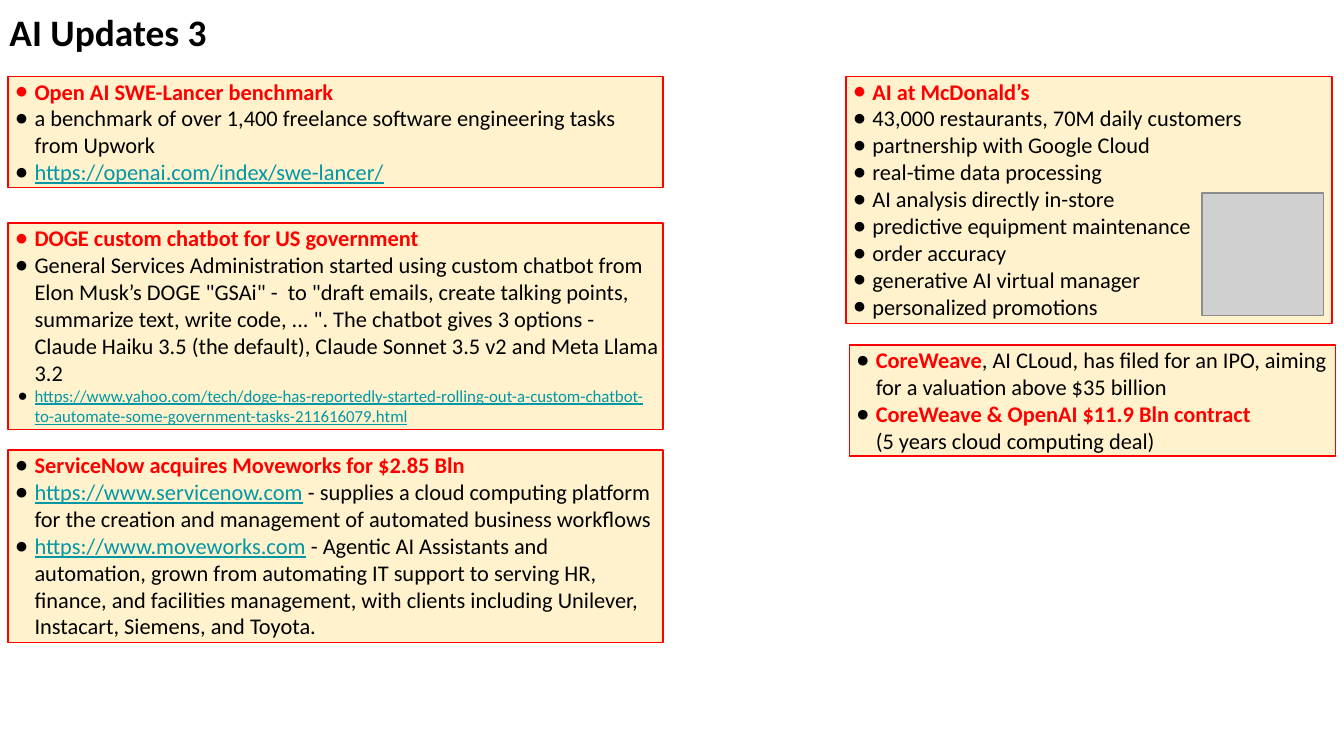
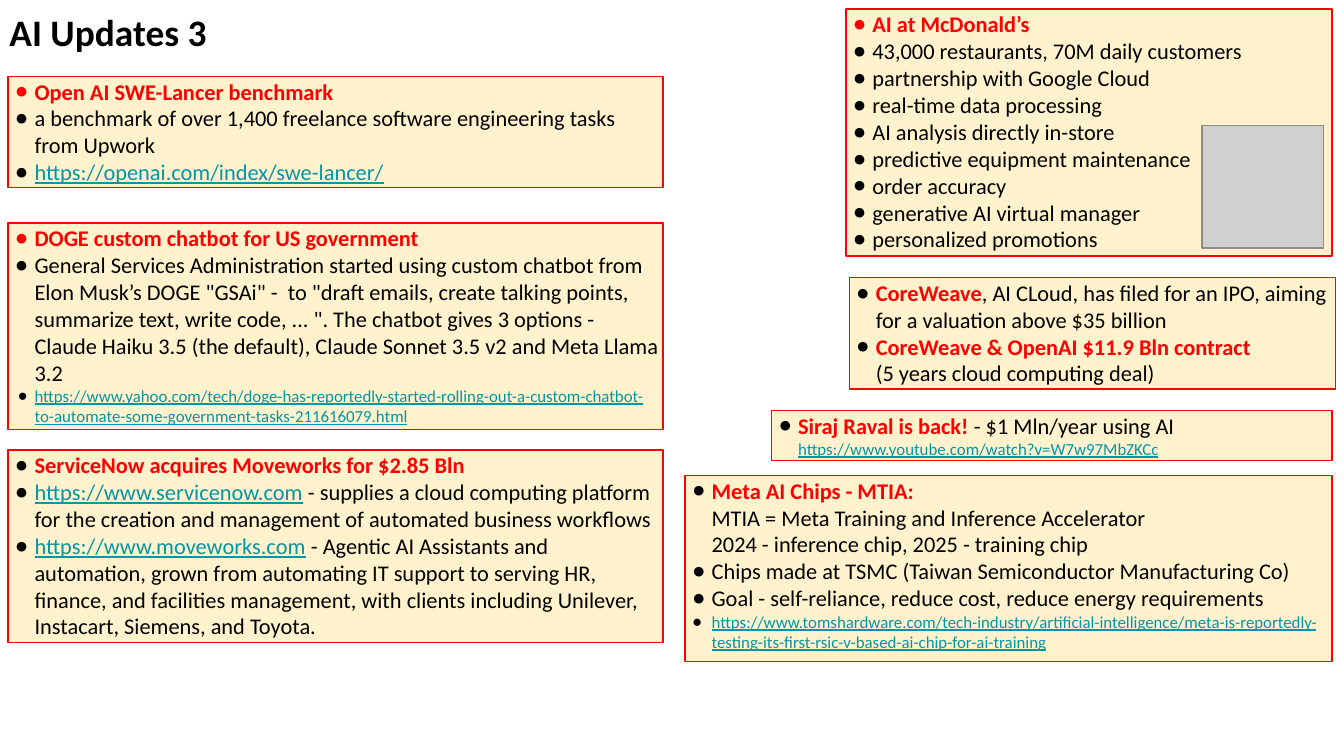
Before and after one commit to lselector/seminar, a slide deck: slide 7 of 2025/2025-03-14-AI-Updates.pptx (slide 5 before the commit). Drawn at 1344x756 pixels with LibreOffice and Linux fonts; fonts in the diff are those of the drawing; grey boxes stand for pictures. Boxes give left, top, right and bottom in pixels: in the first picture for what was removed or moved away, otherwise in the second. Text is boxed around its words. In the diff, an @@ line names an element or a change of style, - is before the commit and + after.

Commit message:
update

```diff
--- a/2025/2025-03-14-AI-Updates.pptx
+++ b/2025/2025-03-14-AI-Updates.pptx
@@ rectangle "AI at McDonald’s": place and size @@
-rectangle "AI at McDonald’s" at [845, 77, 1332, 324]
+rectangle "AI at McDonald’s" at [845, 9, 1332, 257]
@@ picture: place and size @@
-picture at [1202, 194, 1324, 316]
+picture at [1202, 126, 1324, 249]
@@ rectangle "CoreWeave, AI CLoud, has filed ...": place and size @@
-rectangle "CoreWeave, AI CLoud, has filed ..." at [849, 345, 1336, 457]
+rectangle "CoreWeave, AI CLoud, has filed ..." at [849, 278, 1336, 390]
@@ rectangle added at [771, 410, 1332, 460], fill #FFF2CC, outline #FF0000 0.75 pt, 9 pt, text #0097A7, underline @@
+● Siraj Raval is back! - $1 Mln/year using AI https://www.youtube.com/watch?v=W7w97MbZKCc
@@ rectangle added at [685, 476, 1332, 661], fill #FFF2CC, outline #FF0000 0.75 pt, 12 pt, text #000000 @@
+● Meta AI Chips - MTIA:
+  MTIA = Meta Training and Inference Accelerator
+  2024 - inference chip, 2025 - training chip
+● Chips made at TSMC (Taiwan Semiconductor Manufacturing Co)
+● Goal - self-reliance, reduce cost, reduce energy requirements
+● https://www.tomshardware.com/tech-industry/artificial-intelligence/meta-is-reportedly-testing-its-first-rsic-v-based-ai-chip-for-ai-training
```
Also in this commit, not shown: 4 other slides changed, 3 slides added.
